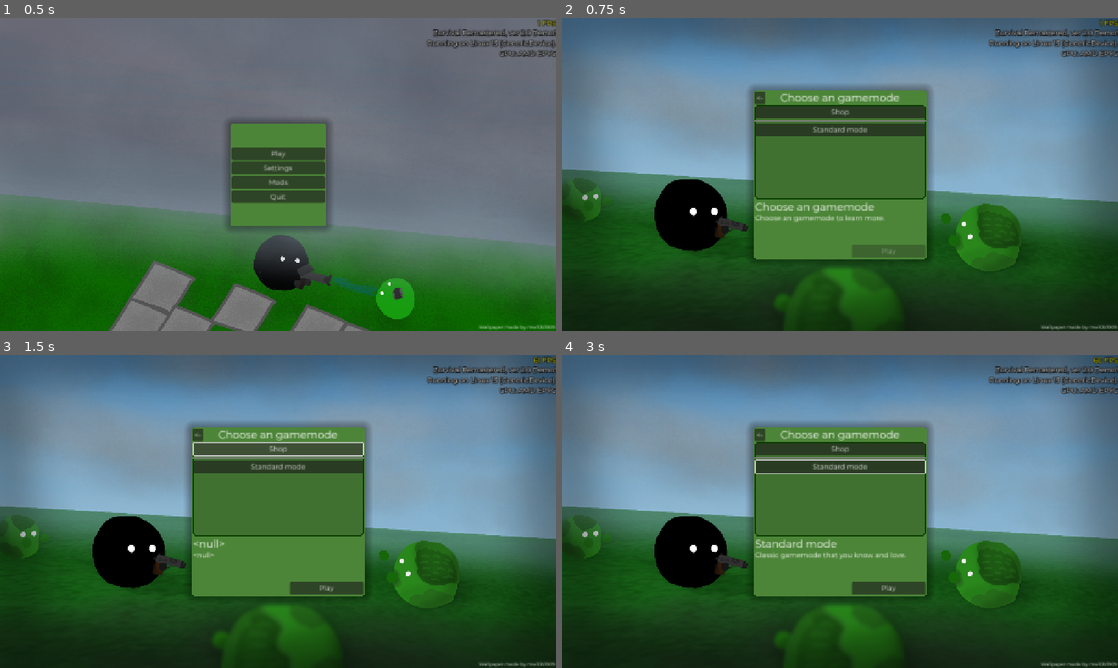
Above: before the commit, frames 1-4 (two rows, left to right).
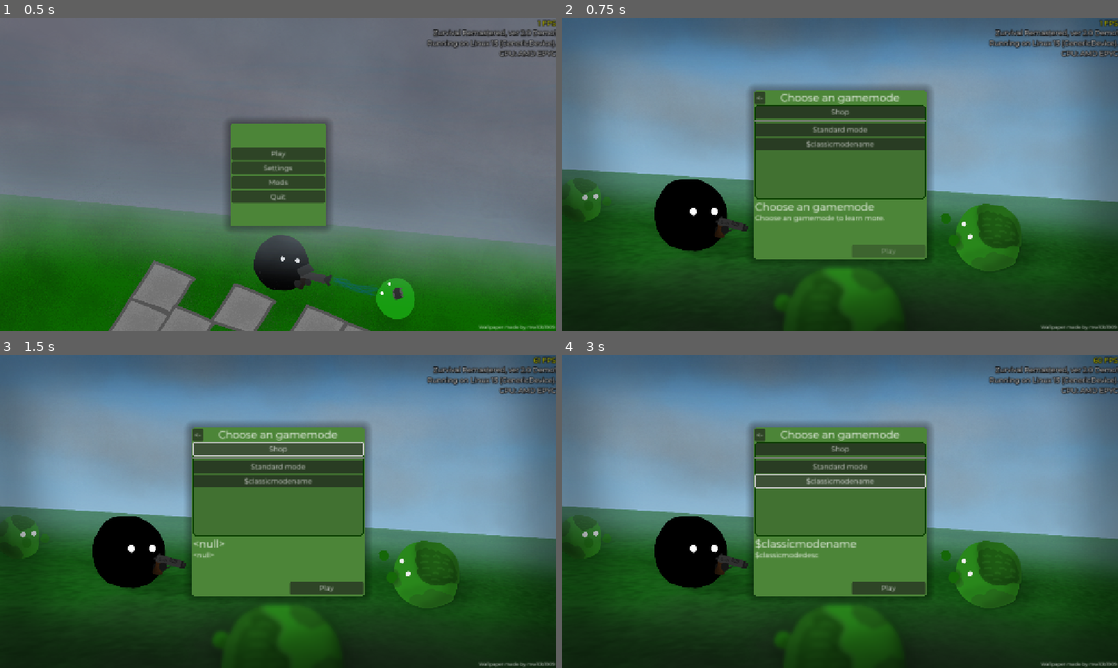
Above: after the commit, the same moments.

Repository: klodskateam/zurvival-remastered
Game: Godot game, scene res://menu.tscn
Two runs of this game, one before a commit and one after it. Both use one fixed random seed, a clock stepped at 60 frames per second and the inputs below.
Inputs (mouse positions are in pixels of both pictures, inside the frame that each line leads up to):
- Up to frame 1 (0.5 s): no input
- Up to frame 2 (0.75 s): click "Play" at 0.5 s
- Up to frame 3 (1.5 s): click "Shop" at 1.25 s
- Up to frame 4 (3 s): click "Standard mode" at 2 s; click (840, 480) at 2.75 s, where only the run after the commit has a clickable "$classicmodename"

Frame 1 is identical in both runs. In frame 2, 1.1% of the frame differs, in the area x 34-66%, y 38-43%; in frame 3, 1.1%; in frame 4, 2.1%, in the area x 34-66%, y 33-66%.

Commit message:
Классический режим
УРАААА!!!! ВПЕРВЫЕ ДОБАВИЛИ РЕЖИМ В ZR2.0!!!!!УРАААА!!!! ВПЕРВЫЕ ДОБАВИЛИ РЕЖИМ В ZR2.0!!!!!УРАААА!!!! ВПЕРВЫЕ ДОБАВИЛИ РЕЖИМ В ZR2.0!!!!!УРАААА!!!! ВПЕРВЫЕ ДОБАВИЛИ РЕЖИМ В ZR2.0!!!!!УРАААА!!!! ВПЕРВЫЕ ДОБАВИЛИ РЕЖИМ В ZR2.0!!!!!УРАААА!!!! ВПЕРВЫЕ ДОБАВИЛИ РЕЖИМ В ZR2.0!!!!!УРАААА!!!! ВПЕРВЫЕ ДОБАВИЛИ РЕЖИМ В ZR2.0!!!!!УРАААА!!!! ВПЕРВЫЕ ДОБАВИЛИ РЕЖИМ В ZR2.0!!!!!УРАААА!!!! ВПЕРВЫЕ ДОБАВИЛИ РЕЖИМ В ZR2.0!!!!!УРАААА!!!! ВПЕРВЫЕ ДОБАВИЛИ РЕЖИМ В ZR2.0!!!!!УРАААА!!!! ВПЕРВЫЕ ДОБАВИЛИ РЕЖИМ В ZR2.0!!!!!УРАААА!!!! ВПЕРВЫЕ ДОБАВИЛИ РЕЖИМ В ZR2.0!!!!!УРАААА!!!! ВПЕРВЫЕ ДОБАВИЛИ РЕЖИМ В ZR2.0!!!!!УРАААА!!!! ВПЕРВЫЕ ДОБАВИЛИ РЕЖИМ В ZR2.0!!!!!УРАААА!!!! ВПЕРВЫЕ ДОБАВИЛИ РЕЖИМ В ZR2.0!!!!!УРАААА!!!! ВПЕРВЫЕ ДОБАВИЛИ РЕЖИМ В ZR2.0!!!!!УРАААА!!!! ВПЕРВЫЕ ДОБАВИЛИ РЕЖИМ В ZR2.0!!!!!УРАААА!!!! ВПЕРВЫЕ ДОБАВИЛИ РЕЖИМ В ZR2.0!!!!!УРАААА!!!! ВПЕРВЫЕ ДОБАВИЛИ РЕЖИМ В ZR2.0!!!!!УРАААА!!!! ВПЕРВЫЕ ДОБАВИЛИ РЕЖИМ В ZR2.0!!!!!УРАААА!!!! ВПЕРВЫЕ ДОБАВИЛИ РЕЖИМ В ZR2.0!!!!!УРАААА!!!! ВПЕРВЫЕ ДОБАВИЛИ РЕЖИМ В ZR2.0!!!!!УРАААА!!!! ВПЕРВЫЕ ДОБАВИЛИ РЕЖИМ В ZR2.0!!!!!УРАААА!!!! ВПЕРВЫЕ ДОБАВИЛИ РЕЖИМ В ZR2.0!!!!!УРАААА!!!! ВПЕРВЫЕ ДОБАВИЛИ РЕЖИМ В ZR2.0!!!!!УРАААА!!!! ВПЕРВЫЕ ДОБАВИЛИ РЕЖИМ В ZR2.0!!!!!

Diff:
--- a/buttongamemode.gd
+++ b/buttongamemode.gd
@@ -1,9 +1,9 @@
 extends Button
-
 var SCENE = "res://shop.tscn"
 
 var GMNAME = null
 var GMDESC = null
+var GMODE = null
 
 func _on_pressed() -> void:
 #	get_tree().change_scene_to_file(SCENE)
@@ -12,6 +12,8 @@
 
 	$"../../../../../..".GMNAME = GMNAME
 	$"../../../../../..".GMDESC = GMDESC
+	GamemodeManager.GAMEMODE = GMODE
 	$"../../../../../..".GMCHANGE_TO = SCENE
 
+
 	$"../../../../../..".change_info()
--- a/gamemode.gd
+++ b/gamemode.gd
@@ -5,12 +5,20 @@
 var GMCHANGE_TO = null
 var GMNAME = null
 var GMDESC = null
+var GAMEMODE = null
 
 var GAMEMODES = [
 	{
 		"name": tr("$standardmodename"),
 		"description": tr("$standardmodedesc"),
 		"scene": "res://game.tscn",
+		"gamemode": 0,
+	},
+	{
+		"name": tr("$classicmodename"),
+		"description": tr("$classicmodedesc"),
+		"scene": "res://game.tscn",
+		"gamemode": 1,
 	}
 ]
 
@@ -23,6 +31,7 @@
 		newbtn.GMNAME = GAMEMODES[sus]["name"]
 		newbtn.GMDESC = GAMEMODES[sus]["description"]
 		newbtn.SCENE = GAMEMODES[sus]["scene"]
+		newbtn.GMODE = GAMEMODES[sus]["gamemode"]
 
 		$UI/Control/Panel/ScrollContainer/VBoxContainer.add_child(newbtn)
 
--- /dev/null
+++ b/gamemode_manager.gd
@@ -0,0 +1,5 @@
+extends Node
+var GAMEMODE = 0
+
+func _ready() -> void:
+	pass
--- a/global.gd
+++ b/global.gd
@@ -1,7 +1,7 @@
 # TODO
 # [1/2] Доделать прицелы
 # [*] Сделать кнопки открытия сайта мода в списке модов
-# [ ] Добавить больше режимов в игру
+# [*] Добавить больше режимов в игру
 # [1/4] Доделать магазин и инвентарь (склад)
 # [ ] Добавить режимы в модлоадер
 # [-] Вернуть Discord Rich Preference (или как его) из 1.3 и ниже
--- a/project.godot
+++ b/project.godot
@@ -26,6 +26,7 @@
 MouseController="res://mouse_controller.gd"
 ModLoader="*res://mod_loader.gd"
 ErrorManager="*res://error_manager.gd"
+GamemodeManager="*res://gamemode_manager.gd"
 
 [display]
 
--- a/zondre.gd
+++ b/zondre.gd
@@ -12,13 +12,17 @@
 # ЗОНДРЕ НАХ 😨😨😨😨😨😨😨😨😨😨😨😨😨😨😨😨😨😨😨😨😨😨😨😨😨😨😨😨😨😨😨😨😨😨😨😨😨😨😨😨😨😨
 
 @onready var player: CharacterBody2D = $"../player"
-
 const SPEED = 217
 var HP = 100
 var DAMAGE = 10
 
 # Called every frame. 'delta' is the elapsed time since the previous frame.
 func _process(delta: float) -> void:
+	match GamemodeManager.GAMEMODE:
+		0:
+			DAMAGE = 10
+		1:
+			DAMAGE = 100
 
 	if HP <= 0:
 		$".".queue_free()
Not shown, added: gamemode_manager.gd.uid
